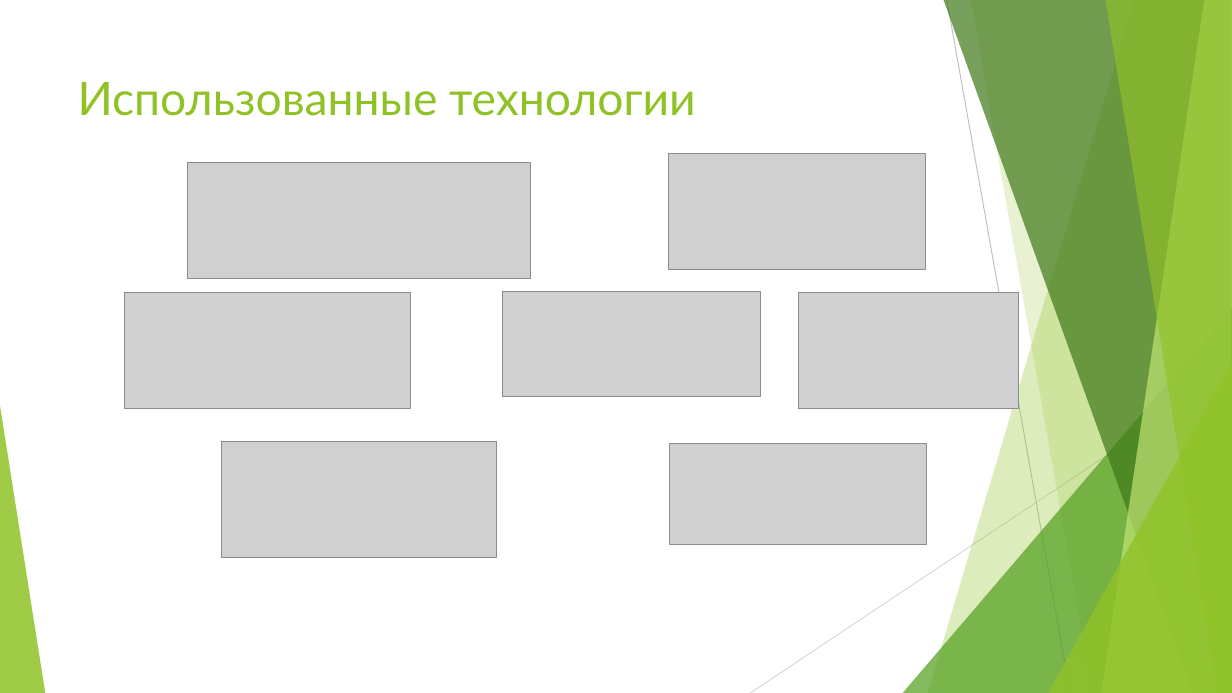
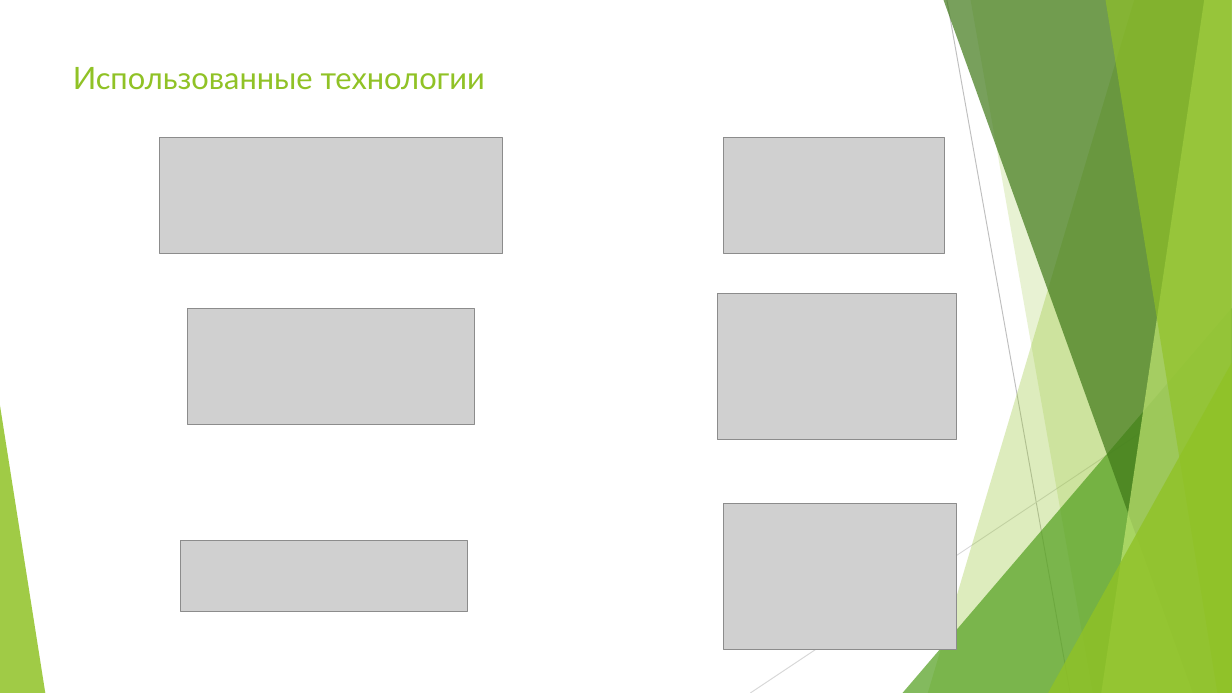
Before and after one commit to MikhailDemin/pet_projects, a slide deck: slide 9 of M4_Team_Hackathon_08_2023_MFC_SPb_case_solution/result/Prezentaciya_M4_Team.pptx (slide 10 before the commit). Drawn at 1232x693 pixels with LibreOffice and Linux fonts; fonts in the diff are those of the drawing; grey boxes stand for pictures. Boxes give left, top, right and bottom in pixels: in the first picture for what was removed or moved away, otherwise in the second. Text is boxed around its words. In the diff, an @@ line names an element or a change of style, - is before the commit and + after.

```diff
--- a/M4_Team_Hackathon_08_2023_MFC_SPb_case_solution/result/Prezentaciya_M4_Team.pptx
+++ b/M4_Team_Hackathon_08_2023_MFC_SPb_case_solution/result/Prezentaciya_M4_Team.pptx
@@ freeform shape at [944, 0, 1232, 693]: fill #3F7819 at 70% opacity to #3F7818 at 70% opacity @@
@@ freeform shape at [970, 0, 1232, 693]: outline redrawn @@
@@ title "Использованные технологии": place and size @@
-title "Использованные технологии" at [78, 82, 695, 116]
+title "Использованные технологии" at [73, 67, 485, 90]
@@ title "Использованные технологии" at [73, 67, 485, 90]: size 36 to 24 pt @@
@@ picture: place and size @@
-picture at [188, 163, 531, 278]
+picture at [160, 138, 503, 253]
@@ picture: place and size @@
-picture at [668, 153, 925, 269]
+picture at [724, 138, 945, 253]
@@ picture removed at [503, 292, 760, 396] @@
@@ picture added at [717, 293, 957, 440] @@
@@ picture removed at [799, 293, 1019, 409] @@
@@ picture: place and size @@
-picture at [125, 293, 411, 409]
+picture at [188, 309, 474, 424]
@@ line (1232, 372) - (750, 693): stroke #D9D9D9 0.75 pt to #D8D8D8 0.75 pt @@
@@ picture removed at [222, 442, 497, 557] @@
@@ picture removed at [670, 444, 927, 545] @@
@@ picture added at [724, 503, 957, 650] @@
@@ picture added at [181, 541, 468, 612] @@
```
Also in this commit, not shown: 3 other slides changed, 6 slides added, 7 slides removed, 13 other files.
